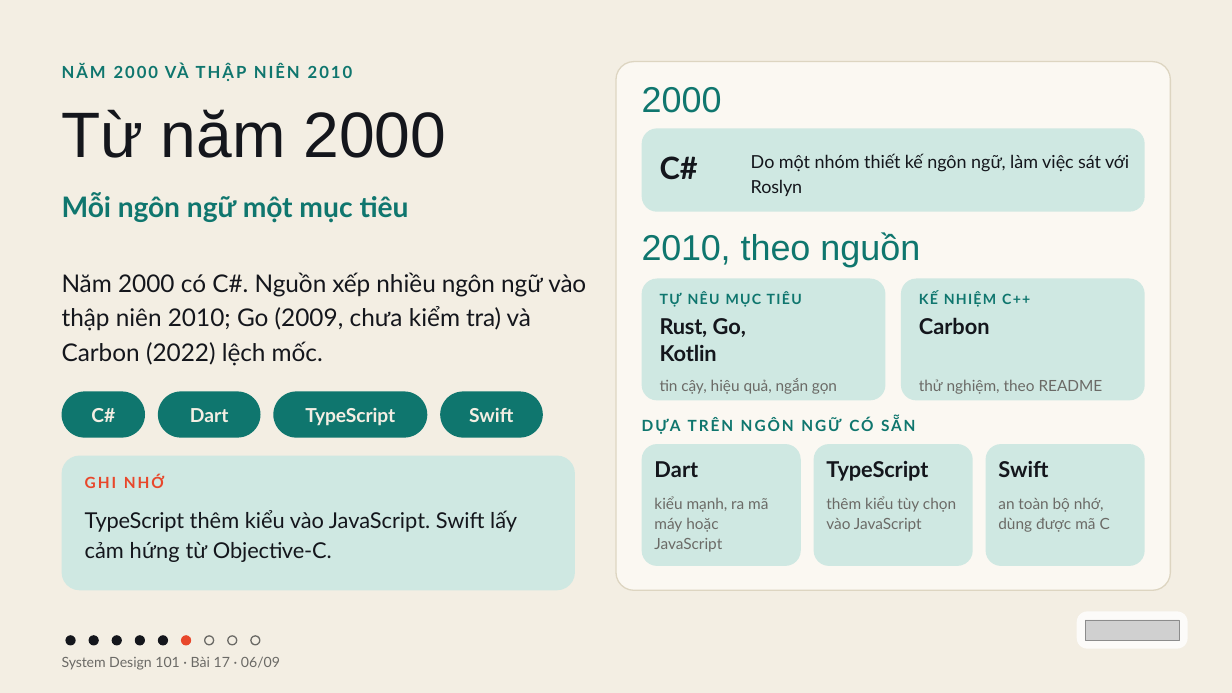
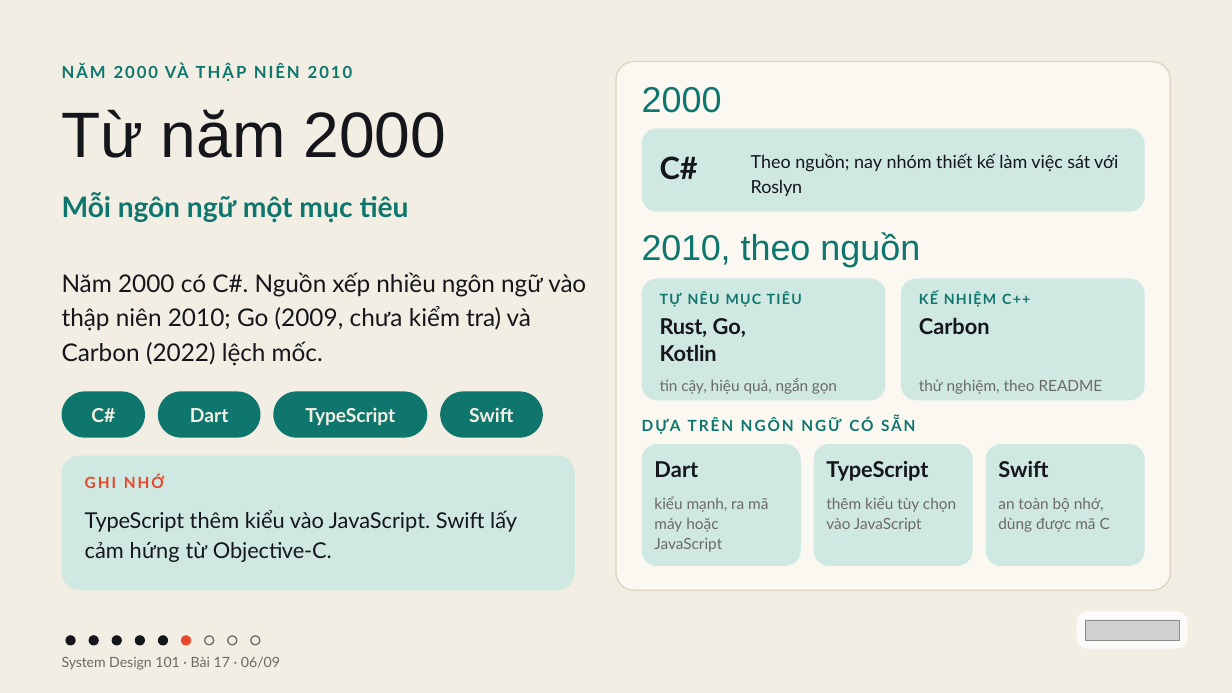
Before and after one commit to vohoailinh90/tool-marketing-studio, a slide deck: slide 6 of system-design-101/vi/lessons/sd-10-017/slides/sd-10-017.pptx. Drawn at 1232x693 pixels with LibreOffice and Linux fonts; fonts in the diff are those of the drawing; grey boxes stand for pictures. Boxes give left, top, right and bottom in pixels: in the first picture for what was removed or moved away, otherwise in the second. Text is boxed around its words. In the diff, an @@ line names an element or a change of style, - is before the commit and + after.

```diff
--- a/system-design-101/vi/lessons/sd-10-017/slides/sd-10-017.pptx
+++ b/system-design-101/vi/lessons/sd-10-017/slides/sd-10-017.pptx
@@ text at <box>751,153,1118,196</box>: text changed @@
-Do một nhóm thiết kế ngôn ngữ, làm việc sát với Roslyn
+Theo nguồn; nay nhóm thiết kế làm việc sát với Roslyn
```
Also in this commit, not shown: 1 other file.
